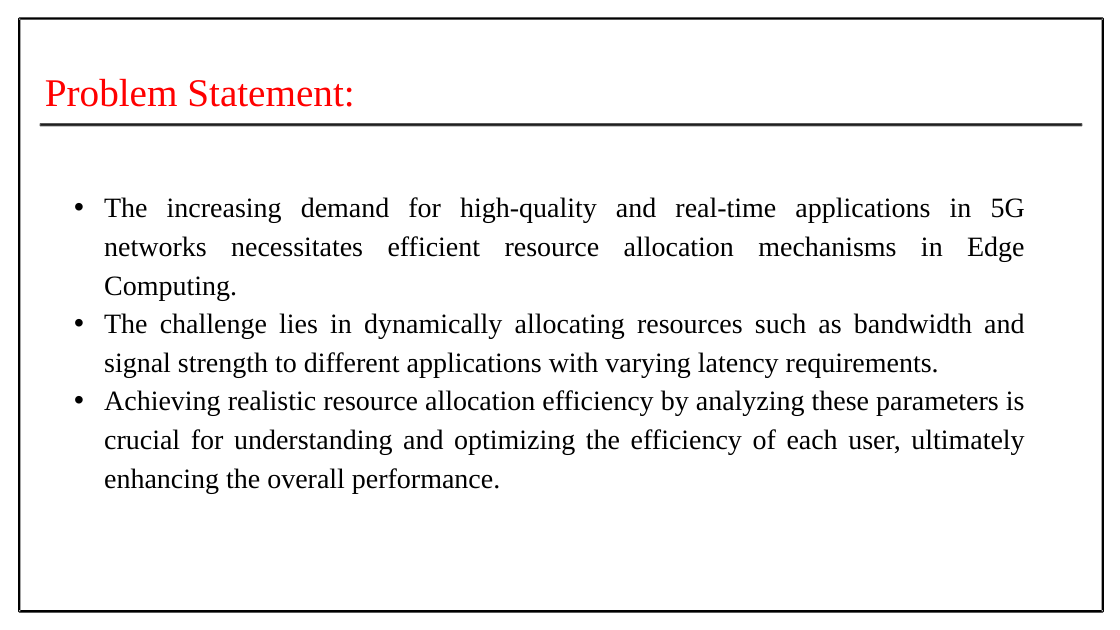
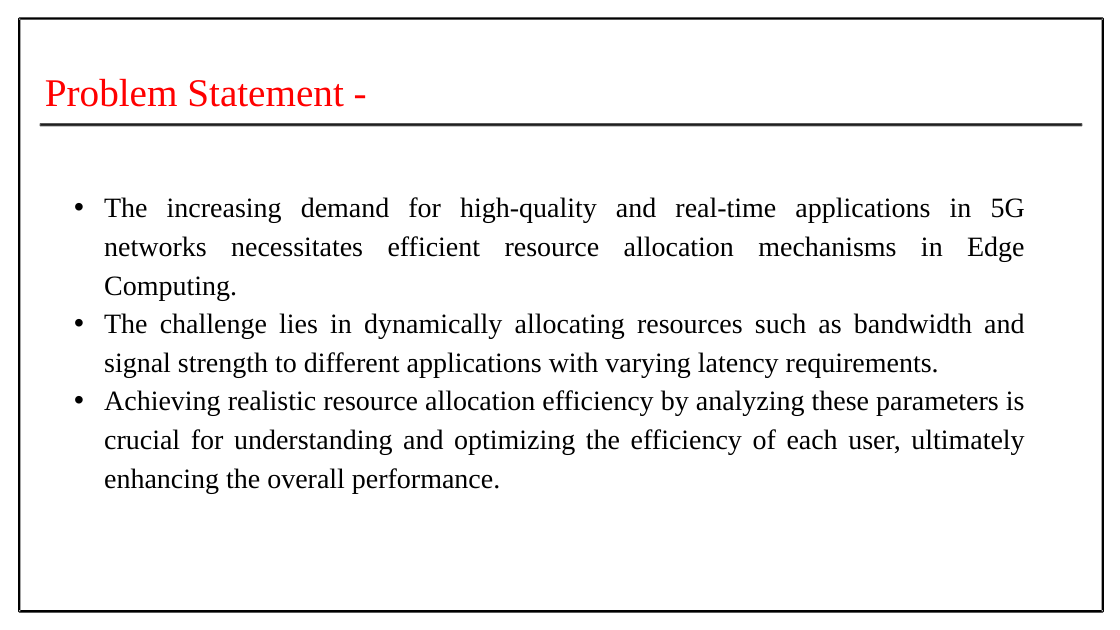
Before and after one commit to Prithiv-vijai/5g_MEC, a slide deck: slide 3 of Batch_4 IT-G2 review 1.pptx. Drawn at 1120x630 pixels with LibreOffice and Linux fonts; fonts in the diff are those of the drawing. Boxes give left, top, right and bottom in pixels: in the first picture for what was removed or moved away, otherwise in the second. Text is boxed around its words. In the diff, an @@ line names an element or a change of style, - is before the commit and + after.

```diff
--- a/Batch_4 IT-G2 review 1.pptx
+++ b/Batch_4 IT-G2 review 1.pptx
@@ text at (x1=45, y1=78, x2=344, y2=107): text changed @@
-Problem Statement:
+Problem Statement -
```
Also in this commit, not shown: 23 other slides changed, 9 slides added, 3 slides removed, 1 other file.
